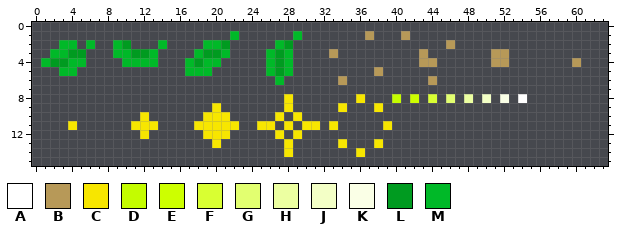
File history of a pixel-art sprite, GameName/Output/Assets/Sprites/Particles/particles.png. The first picture shows the starting point.
The file is 64x32 pixels. Shown: x 0..63, y 0..15.
Palette (. is transparent): A #ffffff  B #b79958  C #f7e600  D #c4fc00  E #cdff00  F #d9ff32  G #e2ff70  H #ecffa1  J #f3ffc6  K #faffe6  L #009b20  M #00b928
Once edited:
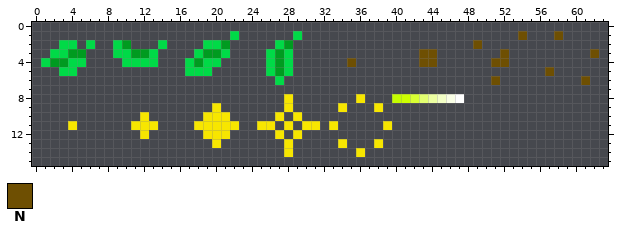
Colours new in this view: N #6e4f02
Changes in this commit:
Colour M changes from #00b928 to #00da47.
Colour A now appears in row 8 at x 47.
Colour E now appears in row 8 at x 41.
The author changed colour E to colour F in row 8 at x 42.
Colour G now appears in row 8 at x 43.
The author changed colour F to colour H in row 8 at x 44.
Colour J now appears in row 8 at x 45.
The author changed colour G to colour K in row 8 at x 46.
Colour N now appears in row 1 at x 54 and 58; in row 2 at x 49; in row 3 at x 44 and 62; in row 4 at x 35; in row 5 at x 57; in row 6 at x 51 and 61.
The author changed colour B to colour N in row 3 at x 43 and 52; in row 4 at x 43 to 44 and 51 to 52.
The author cleared colour A in row 8 at x 54.
The author cleared colour B in row 1 at x 37 and 41; in row 2 at x 46; in row 3 at x 33 and 51; in row 4 at x 60; in row 5 at x 38; in row 6 at x 34 and 44.
The author cleared colour H in row 8 at x 48.
The author cleared colour J in row 8 at x 50.
The author cleared colour K in row 8 at x 52.
Where, in picture pixels (left, top, right, bottom), the same in both pictures:
changed: (41, 31, 302, 85)
changed: (329, 31, 599, 103)
